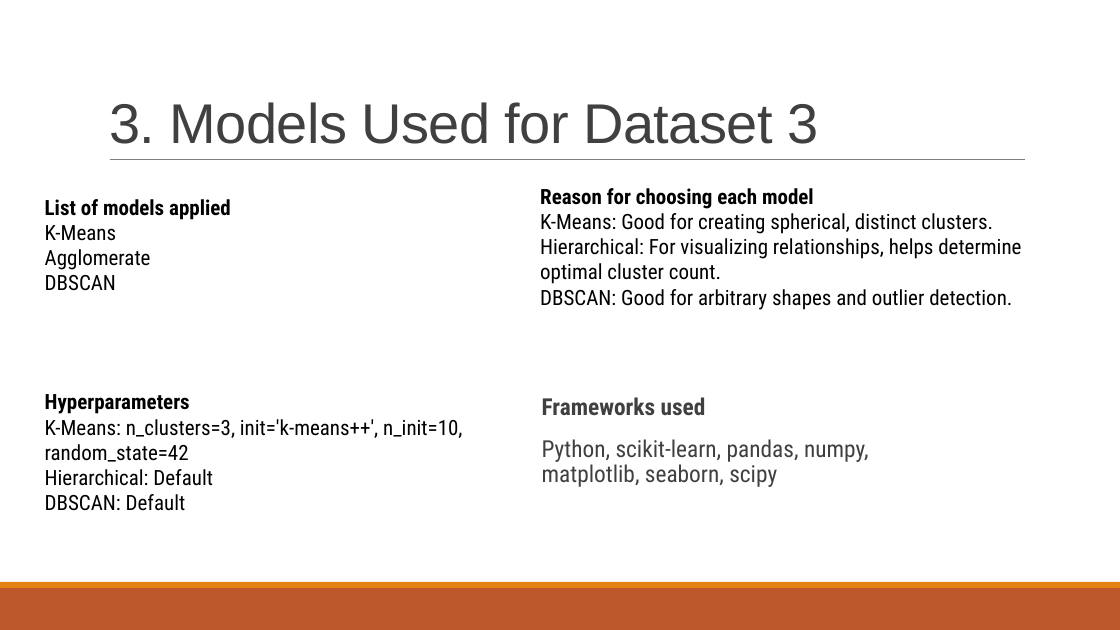
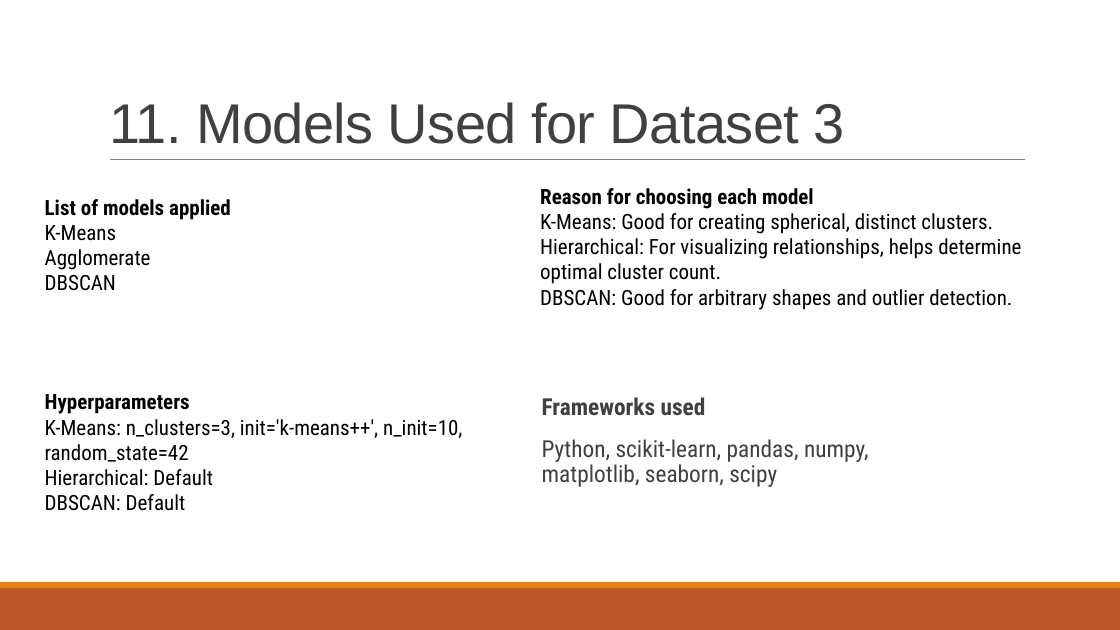
Before and after one commit to akay6483/mmml-ecommerce, a slide deck: slide 12 of docs/23CSE301_A8.pptx. Drawn at 1120x630 pixels with LibreOffice and Linux fonts; fonts in the diff are those of the drawing; background and template pictures are left out. Boxes give left, top, right and bottom in pixels: in the first picture for what was removed or moved away, otherwise in the second. Text is boxed around its words. In the diff, an @@ line names an element or a change of style, - is before the commit and + after.

```diff
--- a/docs/23CSE301_A8.pptx
+++ b/docs/23CSE301_A8.pptx
@@ title at (x1=109, y1=102, x2=845, y2=144): text changed @@
-3. Models Used for Dataset 3
+11. Models Used for Dataset 3
```
Also in this commit, not shown: 12 other slides changed, 1 other file.
